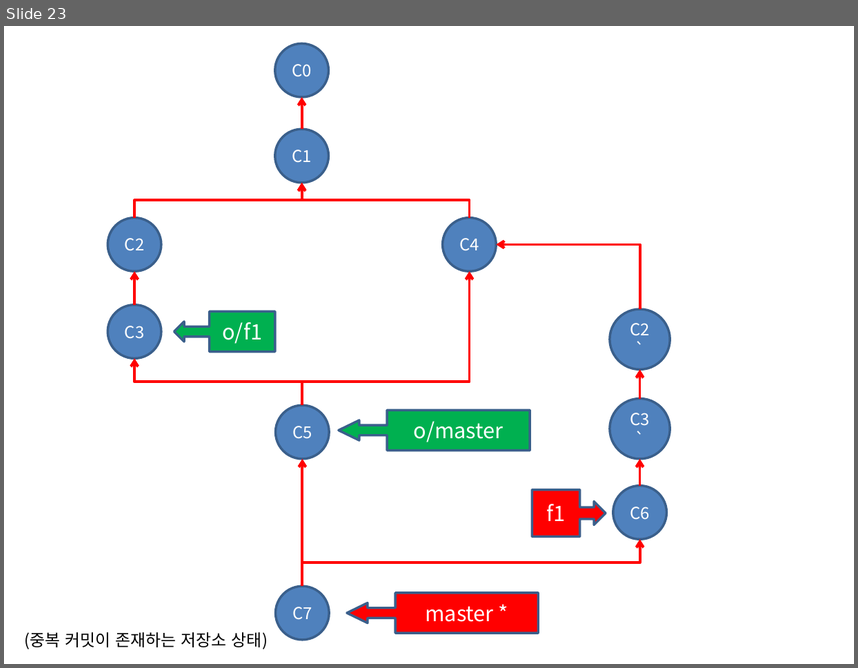
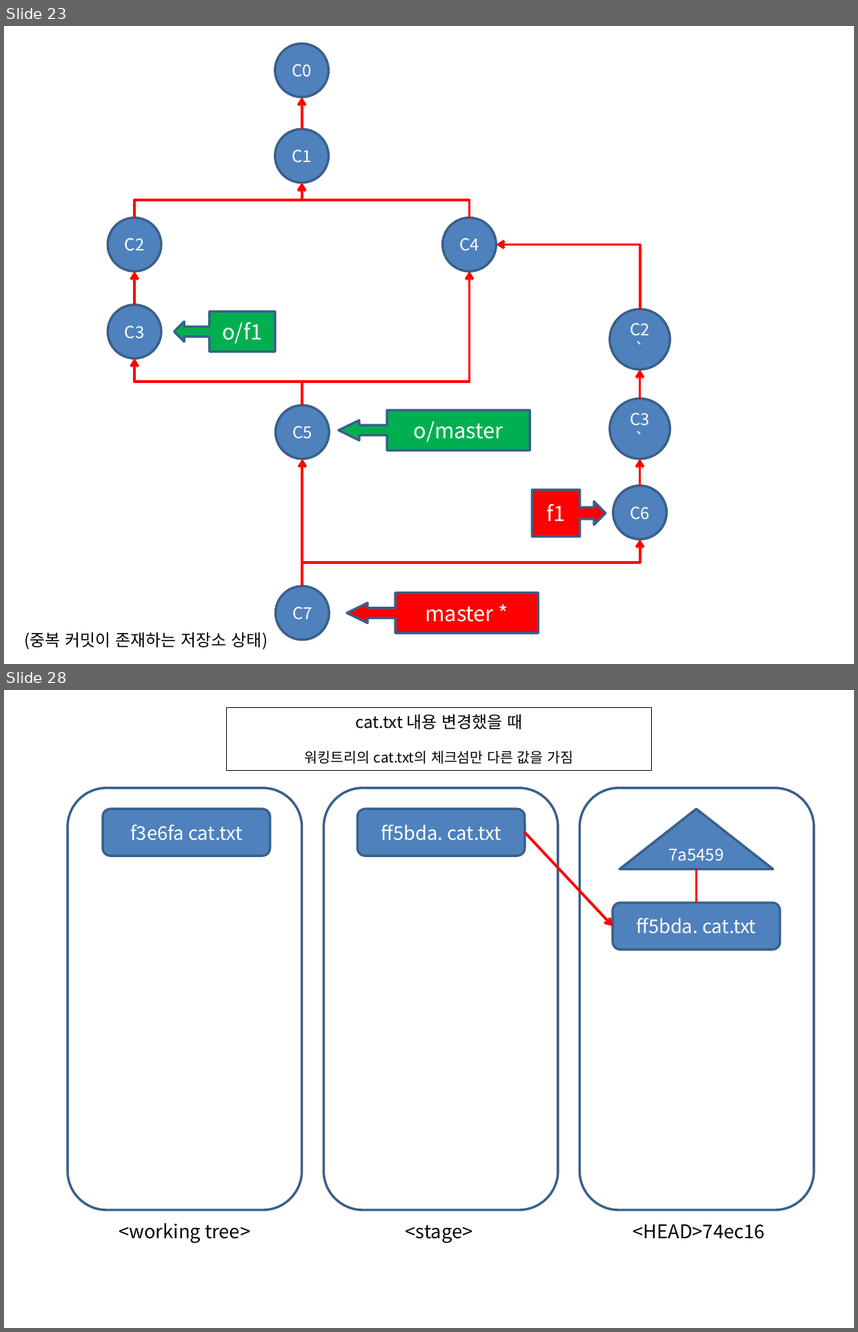
Before and after one commit to devToroko/git_study, a slide deck: 이미지작업.pptx. Shown one above the other, each under a label of ours: slide 23 before the commit, slides 23 and 28 after it; the slides between them are not shown. The pictures are 858x668 and 858x1332 pixels, drawn with LibreOffice and Linux fonts; fonts in the diff are those of the drawing. Boxes give left, top, right and bottom in pixels: in the first picture for what was removed or moved away, otherwise in the second. Text is boxed around its words. In the diff, an @@ line names an element or a change of style, - is before the commit and + after.

```diff
--- a/이미지작업.pptx
+++ b/이미지작업.pptx
@@ slide 28 added at <box>4,690,854,1328</box>, background #FFFFFF @@
@@ rectangle added at <box>227,708,652,771</box>, outline #000000 0.75 pt, 12 pt, text #000000 @@
+cat.txt 내용 변경했을 때
+워킹트리의 cat.txt의 체크섬만 다른 값을 가짐
@@ rounded rectangle added at <box>67,788,302,1210</box>, outline #3A5F8C 2 pt @@
@@ rounded rectangle added at <box>323,788,558,1210</box>, outline #3A5F8C 2 pt @@
@@ rounded rectangle added at <box>579,788,814,1210</box>, outline #3A5F8C 2 pt @@
@@ rounded rectangle added at <box>103,809,270,856</box>, fill #4F81BD, outline #3A5F8C 2 pt, 16 pt, text #FFFFFF @@
+f3e6fa cat.txt
@@ rounded rectangle added at <box>358,809,525,856</box>, fill #4F81BD, outline #3A5F8C 2 pt, 16 pt, text #FFFFFF @@
+ff5bda. cat.txt
@@ triangle added at <box>619,809,773,869</box>, fill #4F81BD, outline #3A5F8C 2 pt, 14 pt, text #FFFFFF @@
+7a5459
@@ arrow added from (525, 832) to (613, 926), #FF0000 2.25 pt @@
@@ line added from (697, 869) to (697, 903), #FF0000 2.25 pt @@
@@ rounded rectangle added at <box>613,903,780,949</box>, fill #4F81BD, outline #3A5F8C 2 pt, 16 pt, text #FFFFFF @@
+ff5bda. cat.txt
@@ text added at <box>119,1223,250,1243</box>, 16 pt, text #000000 @@
+<working tree>
@@ text added at <box>406,1225,473,1243</box>, 16 pt, text #000000 @@
+<stage>
@@ text added at <box>633,1224,764,1239</box>, 16 pt, text #000000 @@
+<HEAD>74ec16
```
Also in this commit, not shown: 6 other slides added, 30 other files.
